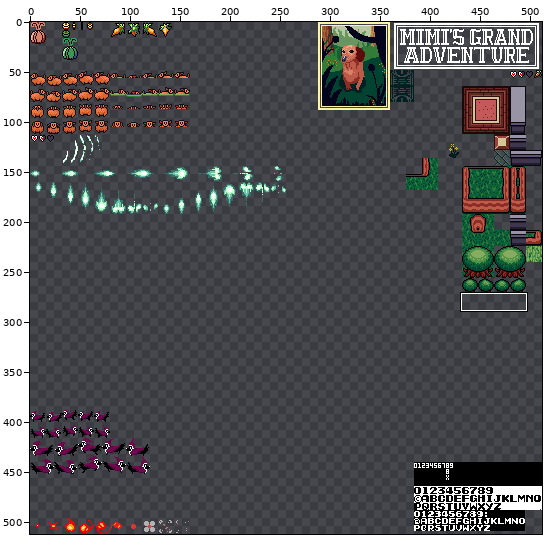
Sprite sheet -- atlas.png. Above: a wide view before the commit, with the close-up outlined.
Close-up. Old version:
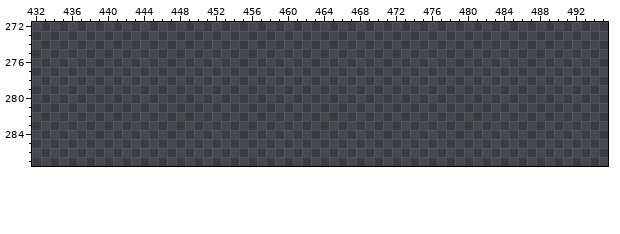
The file is 512x512 pixels. Colours within 5 levels of each other are drawn and written as one. Shown: x 432..495, y 272..287.
Palette (. is transparent): 
After:
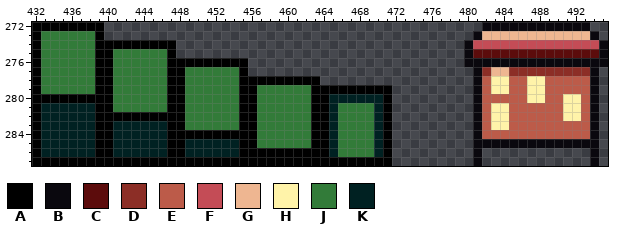
Colours new in this view: A #000000  B #0a080e  C #5c0c0c  D #8c2e26  E #bc5b49  F #c44c56  G #eeb691  H #fff3a9  J #327b39  K #002122
Change:
Changed rows in their new state; - is an unchanged pixel.
first column x 432:
272 AAAAAAAA------------------------------------------BBBBBBBBBBBB--
273 AJJJJJJA-----------------------------------------BGGGGGGGGGGGGB-
274 AJJJJJJAAAAAAAAA--------------------------------BFFFFFFFFFFFFFFB
275 AJJJJJJAAJJJJJJA--------------------------------BCCCCCCCCCCCCCCB
276 AJJJJJJAAJJJJJJAAAAAAAAA------------------------BBBBBBBBBBBBBBBB
277 AJJJJJJAAJJJJJJAAJJJJJJA-------------------------BDGGDDDDDDDDDB-
278 AJJJJJJAAJJJJJJAAJJJJJJAAAAAAAAA-----------------BEHHEEHHEEEEEB-
279 AJJJJJJAAJJJJJJAAJJJJJJAAJJJJJJAAAAAAAAA---------BEHHEEHHEEEEEB-
280 AAAAAAAAAJJJJJJAAJJJJJJAAJJJJJJAAKKKKKKA---------BEEEEEHHEEHHEB-
281 AKKKKKKAAJJJJJJAAJJJJJJAAJJJJJJAAKJJJJKA---------BEHHEEEEEEHHEB-
282 AKKKKKKAAAAAAAAAAJJJJJJAAJJJJJJAAKJJJJKA---------BEHHEEEEEEHHEB-
283 AKKKKKKAAKKKKKKAAJJJJJJAAJJJJJJAAKJJJJKA---------BEHHEEEEEEEEEB-
284 AKKKKKKAAKKKKKKAAAAAAAAAAJJJJJJAAKJJJJKA---------BEEEEEEEEEEEEB-
285 AKKKKKKAAKKKKKKAAKKKKKKAAJJJJJJAAKJJJJKA---------BBBBBBBBBBBBBB-
286 AKKKKKKAAKKKKKKAAKKKKKKAAAAAAAAAAKJJJJKA---------B------------B-
287 AAAAAAAAAAAAAAAAAAAAAAAAAAAAAAAAAAAAAAAA---------B------------B-
Boxes around the changes in both close-ups, in picture pixels (x1, y1, x2, y2):
added: (32, 22, 392, 166)
added: (464, 22, 608, 166)
